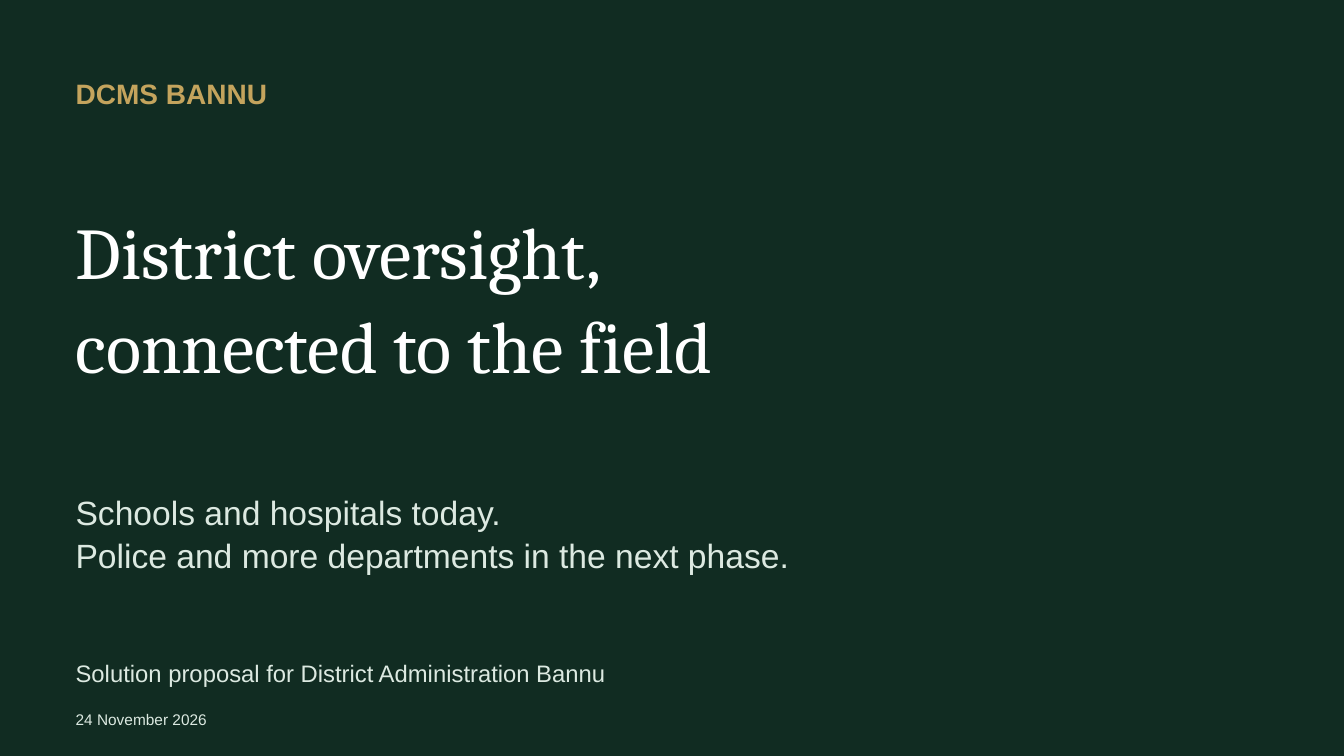
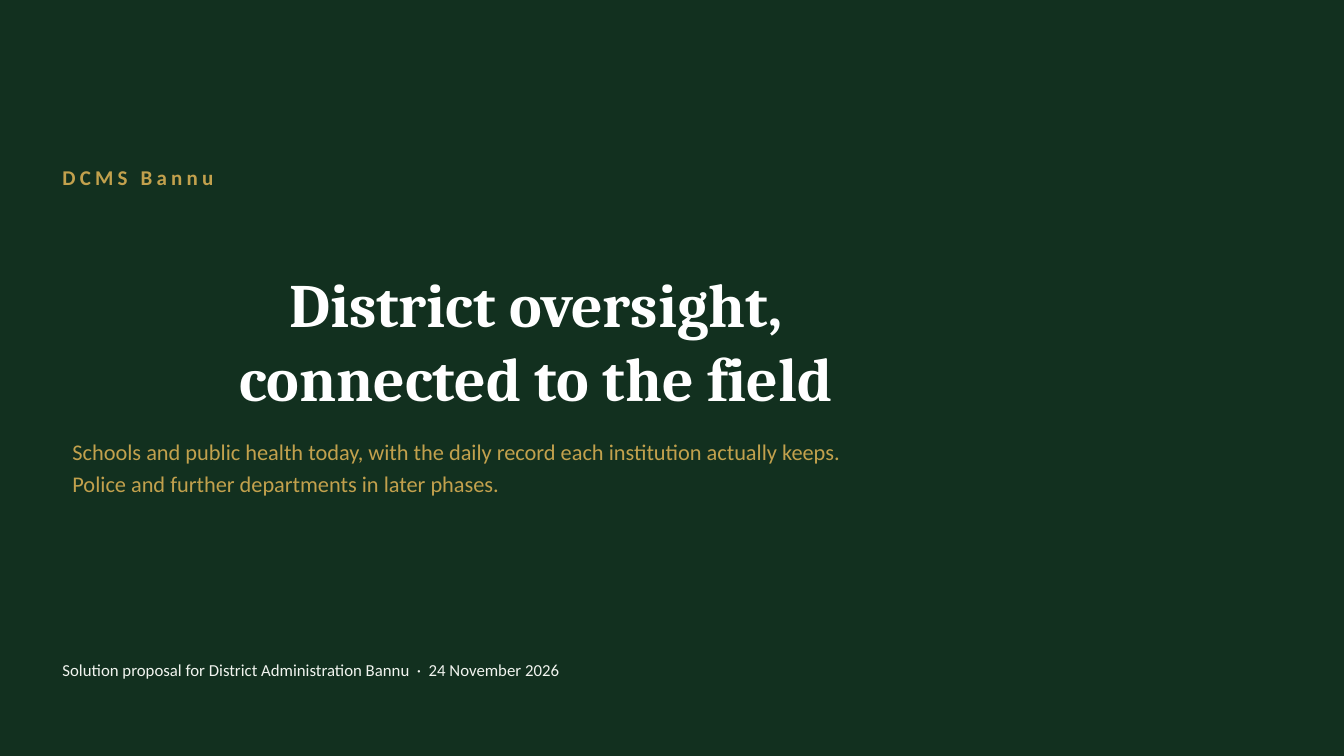
Before and after one commit to rizjaved8949/DC-Bannu-Portal, a slide deck: slide 1 of docs/DCMS_Bannu_Client_Pitch.pptx. Drawn at 1344x756 pixels with LibreOffice and Linux fonts; fonts in the diff are those of the drawing. Boxes give left, top, right and bottom in pixels: in the first picture for what was removed or moved away, otherwise in the second. Text is boxed around its words. In the diff, an @@ line names an element or a change of style, - is before the commit and + after.

```diff
--- a/docs/DCMS_Bannu_Client_Pitch.pptx
+++ b/docs/DCMS_Bannu_Client_Pitch.pptx
@@ background #112C22 to #12301F @@
@@ text "DCMS Bannu" at <box>62,171,214,185</box>: vertical alignment top to middle @@
@@ text at <box>62,171,214,185</box>: text changed; size 20 to 15 pt; font Arial to Calibri; text colour #C4A45D to #C2A14D @@
-DCMS BANNU
+DCMS Bannu
@@ title "District oversight,": place and size @@
-title "District oversight," at <box>76,228,713,374</box>
+title "District oversight," at <box>239,284,832,402</box>
@@ title "District oversight," at <box>239,284,832,402</box>: size 52 to 44 pt, bold on; alignment left to centre; line spacing 1.08 to 1; vertical alignment top to bottom @@
@@ text added at <box>72,444,840,496</box>, 16 pt, text #C2A14D @@
+Schools and public health today, with the daily record each institution actually keeps.
+Police and further departments in later phases.
@@ text removed at <box>76,500,789,575</box> @@
-Schools and hospitals today.
-Police and more departments in the next phase.
@@ text "Solution proposal for District Administration ..." at <box>62,664,559,679</box>: vertical alignment top to middle @@
@@ text at <box>62,664,559,679</box>: text changed; size 11 to 12 pt; font Arial to Calibri; text colour #DCE9E1 to #F1F4EF @@
-24 November 2026
+Solution proposal for District Administration Bannu · 24 November 2026
@@ text removed at <box>76,664,605,687</box> @@
-Solution proposal for District Administration Bannu
```
Also in this commit, not shown: 11 other slides changed, 19 slides added, 8 slides removed, 25 other files.
